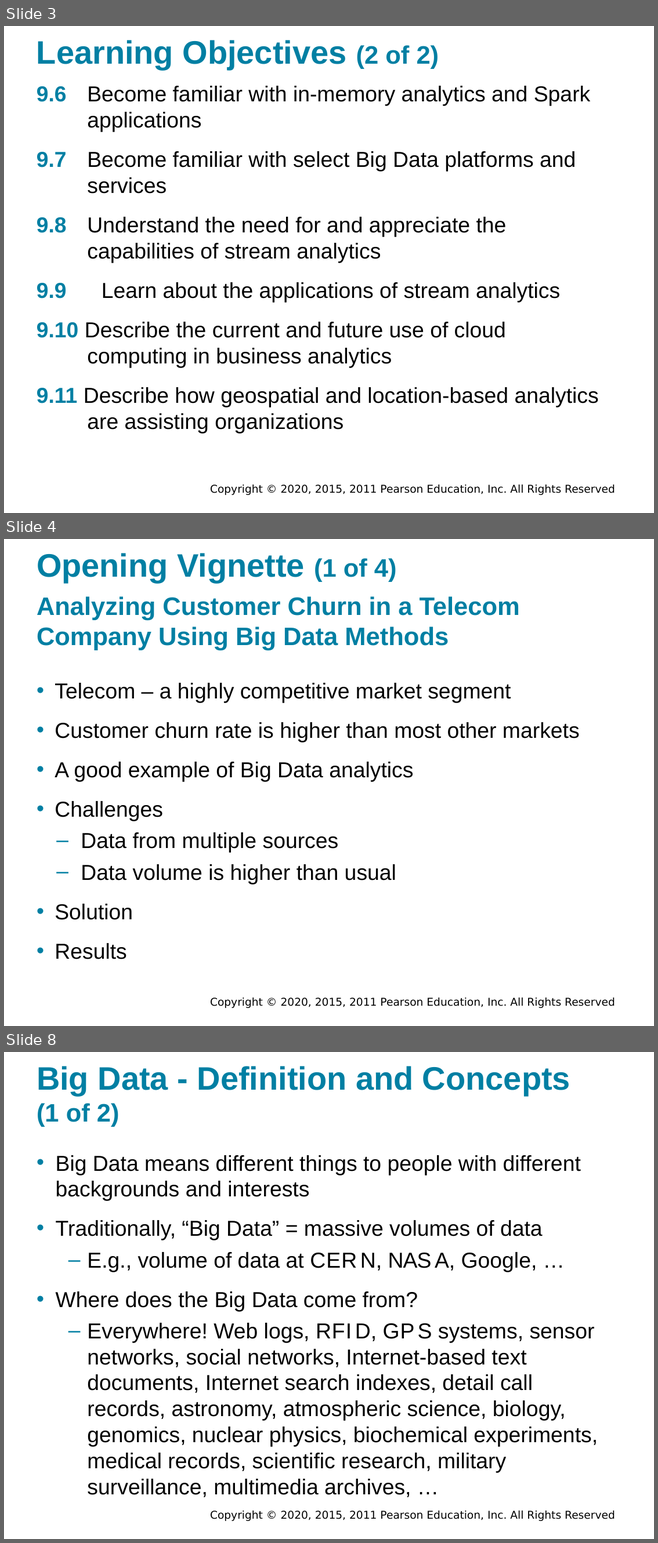
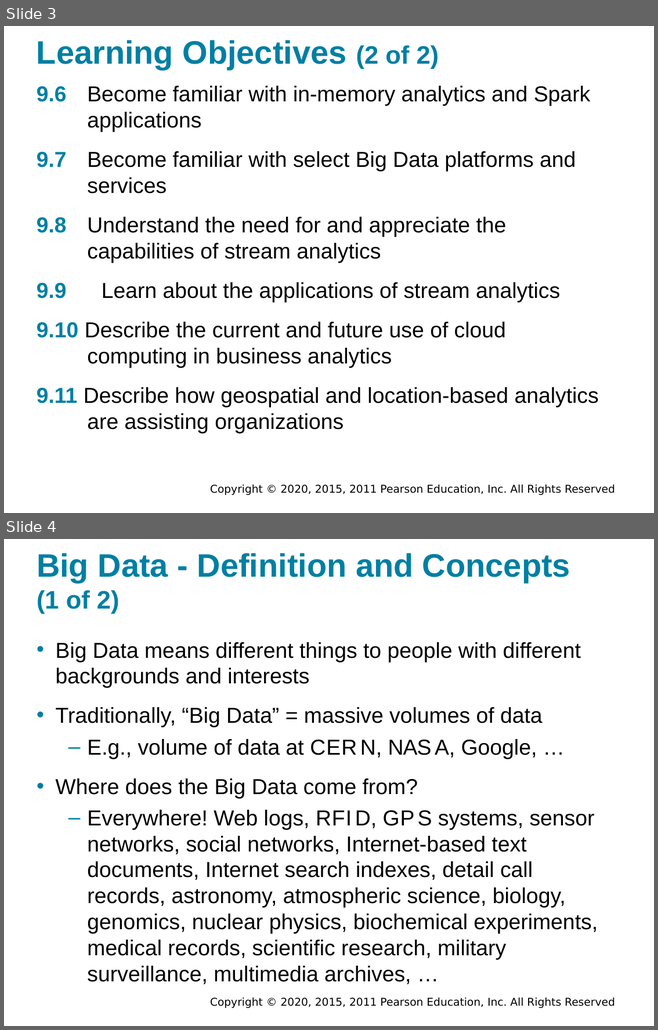
Before and after one commit to walkman617/DS2021, a slide deck: Slides/Sharda_11e_full_accessible_ppt_09.pptx. Shown one above the other, each under a label of ours: slides 3, 4 and 8 before the commit, slides 3 and 4 after it; the slides between them are not shown. The pictures are 658x1543 and 658x1030 pixels, drawn with LibreOffice and Linux fonts; fonts in the diff are those of the drawing; background and template pictures are left out. Boxes give left, top, right and bottom in pixels: in the first picture for what was removed or moved away, otherwise in the second. Text is boxed around its words. In the diff, an @@ line names an element or a change of style, - is before the commit and + after.

```diff
--- a/Slides/Sharda_11e_full_accessible_ppt_09.pptx
+++ b/Slides/Sharda_11e_full_accessible_ppt_09.pptx
@@ slide 4 removed at [4, 539, 654, 1026], background #FFFFFF; not listed: 1 template element that a slide beside it also shows @@
@@ title removed at [36, 553, 397, 583] @@
-Opening Vignette (1 of 4)
@@ text removed at [36, 596, 520, 650] @@
-Analyzing Customer Churn in a Telecom Company Using Big Data Methods
@@ text removed at [54, 683, 579, 959] @@
-• Telecom – a highly competitive market segment
-• Customer churn rate is higher than most other markets
-• A good example of Big Data analytics
-• Challenges
-  – Data from multiple sources
-  – Data volume is higher than usual
-• Solution
-• Results
@@ what was slide 8 is now slide 4 @@
```
Also in this commit, not shown: 3 other slides removed.
